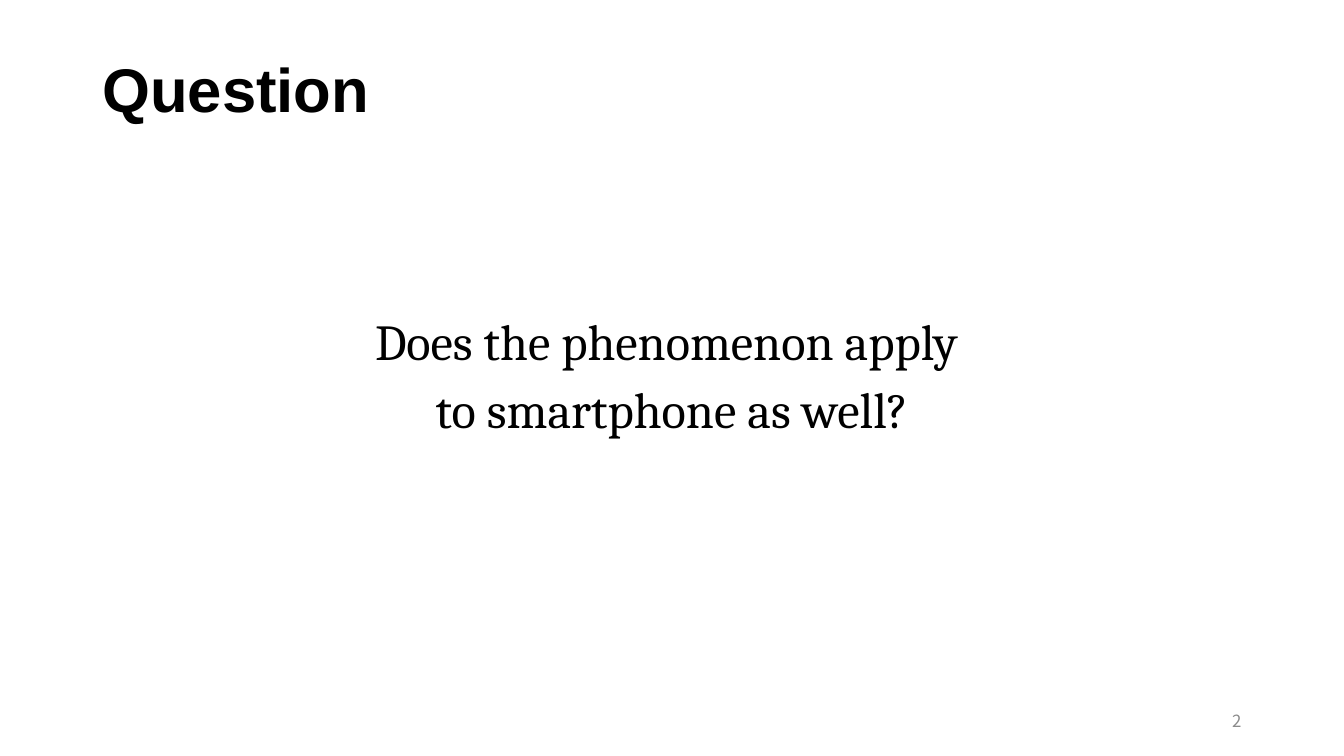
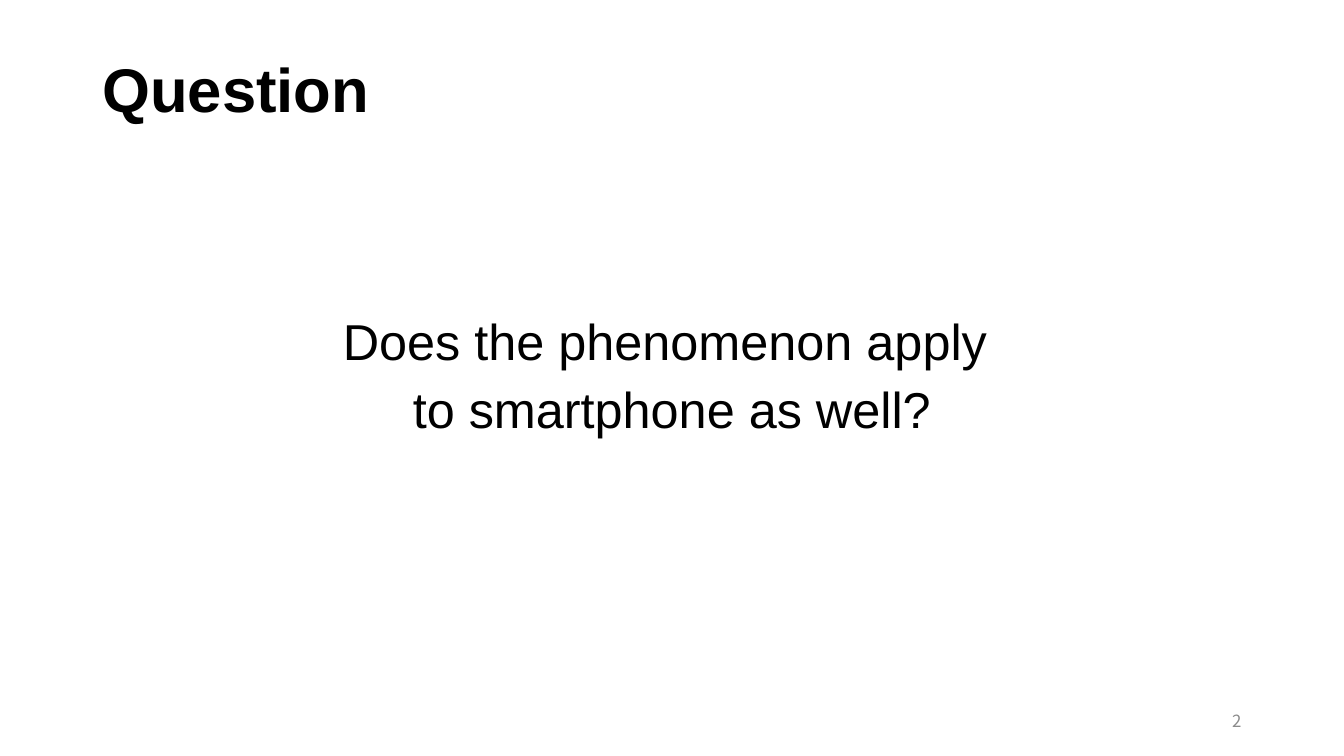
Before and after one commit to reimiogi/EnglishReport, a slide deck: slide 3 of english_mid.pptx. Drawn at 1344x756 pixels with LibreOffice and Linux fonts; fonts in the diff are those of the drawing. Boxes give left, top, right and bottom in pixels: in the first picture for what was removed or moved away, otherwise in the second. Text is boxed around its words. In the diff, an @@ line names an element or a change of style, - is before the commit and + after.

```diff
--- a/english_mid.pptx
+++ b/english_mid.pptx
@@ text "Does the phenomenon apply" at (343,323,986,438): font Cambria to Arial @@
```
Also in this commit, not shown: 4 other slides changed, 1 slide added, 1 slide removed, 3 other files.
